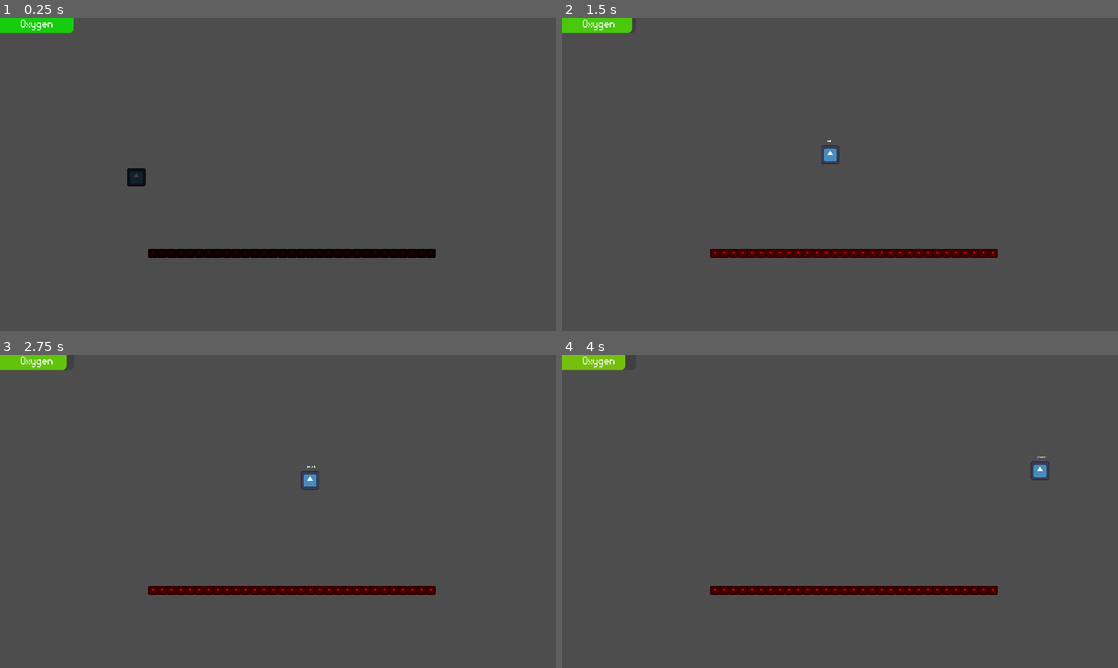
Above: before the commit, frames 1-4 (two rows, left to right).
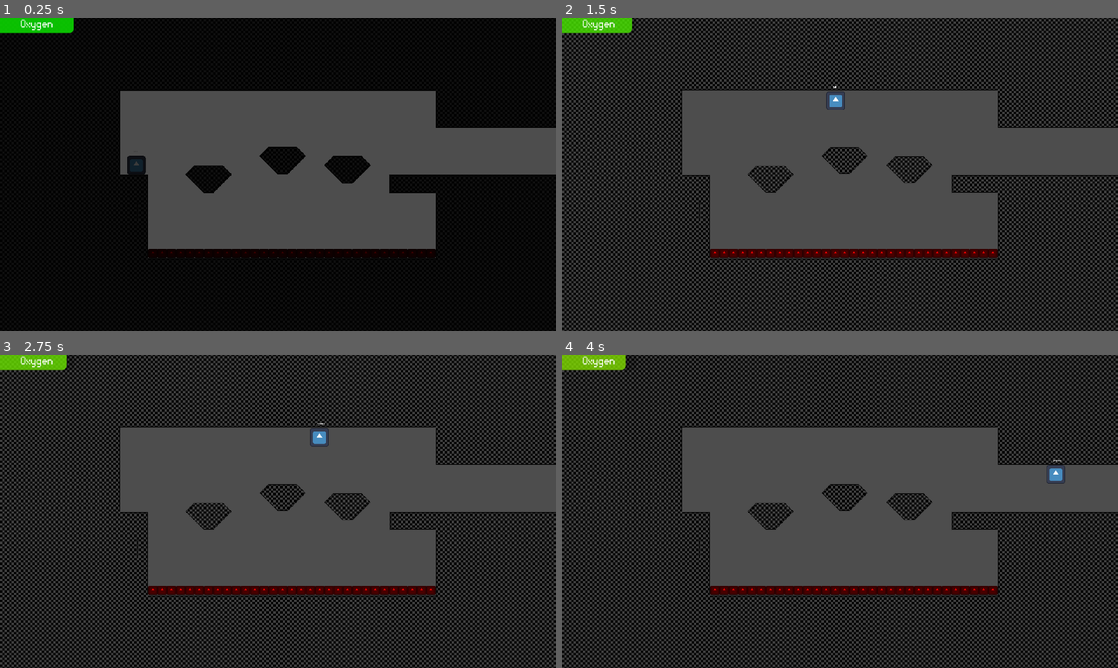
Above: after the commit, the same moments.

Repository: WholeYear12GameDesign/GrandmaGame
Game: Godot game, scene res://Levels/Dome1/dome_1.tscn
The game is run twice, just before and just after one commit, with the same random seed, the same clock (stepped at 60 frames per second) and the same inputs. This scene is started directly instead of the project's main scene. The engine's default icon, where the game draws it, is replaced by a stand-in: a white triangle on a blue panel in a dark square.
Inputs:
- Up to frame 1 (0.25 s): no input
- Up to frame 2 (1.5 s): hold Space (jetpack) 0.53-1.28 s; hold D (right) from 0.53 s (still down); tap W (jump) at 0.77 s; tap Space (jetpack) at 1.35 s
- Up to frame 3 (2.75 s): tap W (jump) at 1.52 s; release D (right) at 2.03 s; hold A (left) from 2.03 s (still down); hold Space (jetpack) from 2.03 s (still down)
- Up to frame 4 (4 s): release A (left) at 2.78 s; release Space (jetpack) at 2.78 s; hold D (right) from 2.78 s (still down); tap Space (jetpack) at 2.85 s; tap W (jump) at 3.02, 3.77 s; hold Space (jetpack) from 3.53 s (still down)

The runs differ from the first frame. In frame 1, 69% of the frame differs, in the area x 0-100%, y 0-100%; in frame 2, 43%; in frame 3, 43%; in frame 4, 43%.

Commit message:
Guide on making levels

Diff:
--- a/GrandmaBasement/Levels/Dome1/TempTilemap.tres
+++ /dev/null
@@ -1,31 +0,0 @@
-[gd_resource type="TileSet" load_steps=5 format=3 uid="uid://dobir4kqibwk2"]
-
-[ext_resource type="Texture2D" uid="uid://va5cc5u4i3i2" path="res://Art assets/icon.svg" id="1_rwfup"]
-[ext_resource type="PackedScene" uid="uid://b5pi7ap08xsun" path="res://Objects/Spike.tscn" id="2_ghrm4"]
-
-[sub_resource type="TileSetAtlasSource" id="TileSetAtlasSource_tkr63"]
-texture = ExtResource("1_rwfup")
-0:0/0 = 0
-0:0/0/physics_layer_0/linear_velocity = Vector2(0, 0)
-0:0/0/physics_layer_0/angular_velocity = 0.0
-0:0/0/physics_layer_0/polygon_0/points = PackedVector2Array(-8, -8, 8, -8, 8, 8, -8, 8)
-1:0/0 = 0
-1:0/0/physics_layer_0/linear_velocity = Vector2(0, 0)
-1:0/0/physics_layer_0/angular_velocity = 0.0
-1:0/0/physics_layer_0/polygon_0/points = PackedVector2Array(-8, -8, 8, -8, 8, 8, -8, 8)
-0:1/0 = 0
-0:1/0/physics_layer_0/linear_velocity = Vector2(0, 0)
-0:1/0/physics_layer_0/angular_velocity = 0.0
-0:1/0/physics_layer_0/polygon_0/points = PackedVector2Array(-8, -8, 8, -8, 8, 8, -8, 8)
-1:1/0 = 0
-1:1/0/physics_layer_0/linear_velocity = Vector2(0, 0)
-1:1/0/physics_layer_0/angular_velocity = 0.0
-1:1/0/physics_layer_0/polygon_0/points = PackedVector2Array(-8, -8, 8, -8, 8, 8, -8, 8)
-
-[sub_resource type="TileSetScenesCollectionSource" id="TileSetScenesCollectionSource_oilmk"]
-scenes/1/scene = ExtResource("2_ghrm4")
-
-[resource]
-physics_layer_0/collision_layer = 1
-sources/0 = SubResource("TileSetAtlasSource_tkr63")
-sources/2 = SubResource("TileSetScenesCollectionSource_oilmk")
--- a/GrandmaBasement/Levels/Dome1/dome_1.tscn
+++ b/GrandmaBasement/Levels/Dome1/dome_1.tscn
@@ -1,7 +1,7 @@
 [gd_scene load_steps=9 format=3 uid="uid://bko50kji0lg6b"]
 
 [ext_resource type="PackedScene" uid="uid://cvty8n1cnto1q" path="res://Levels/Dome1/Dome1Screen1.tscn" id="1_b7x1n"]
-[ext_resource type="Script" path="res://Levels/Dome1/Dome.gd" id="1_gcqjg"]
+[ext_resource type="Script" path="res://Levels/Dome.gd" id="1_s8f27"]
 [ext_resource type="PackedScene" uid="uid://dxcfpp5okoqaf" path="res://Player/player.tscn" id="2_ojb66"]
 [ext_resource type="Script" path="res://Player/Camera2D.gd" id="3_8oosb"]
 
@@ -58,7 +58,7 @@
 }
 
 [node name="Dome1" type="Node2D"]
-script = ExtResource("1_gcqjg")
+script = ExtResource("1_s8f27")
 
 [node name="Dome1Screen1" parent="." instance=ExtResource("1_b7x1n")]
 
--- a/GrandmaBasement/Scenes/main.tscn
+++ b/GrandmaBasement/Scenes/main.tscn
@@ -1,6 +1,6 @@
 [gd_scene load_steps=11 format=3 uid="uid://cr347vhwdt2pc"]
 
-[ext_resource type="Script" path="res://Levels/Dome1/Dome.gd" id="1_24epd"]
+[ext_resource type="Script" path="res://Levels/Dome.gd" id="1_24epd"]
 [ext_resource type="Texture2D" uid="uid://va5cc5u4i3i2" path="res://Art assets/icon.svg" id="1_ptrq7"]
 [ext_resource type="PackedScene" uid="uid://dbn5nrx7d5gcf" path="res://Levels/teleport.tscn" id="2_6olkp"]
 [ext_resource type="PackedScene" uid="uid://dxcfpp5okoqaf" path="res://Player/player.tscn" id="3_l6r57"]
Renamed: GrandmaBasement/Levels/Dome1/Dome.gd -> GrandmaBasement/Levels/Dome.gd
Not shown, added: GrandmaBasement/Levels/HOW TO MAKE LEVELS.txt
